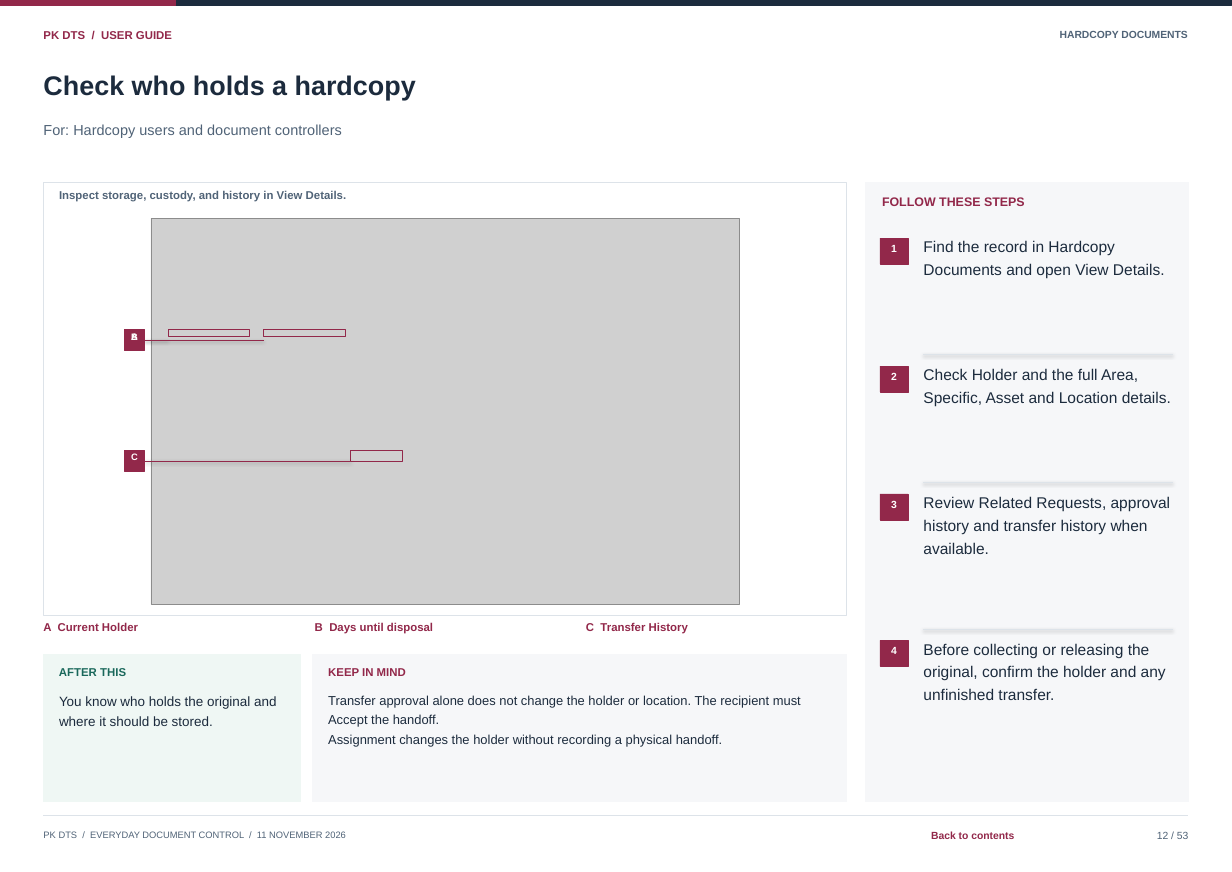
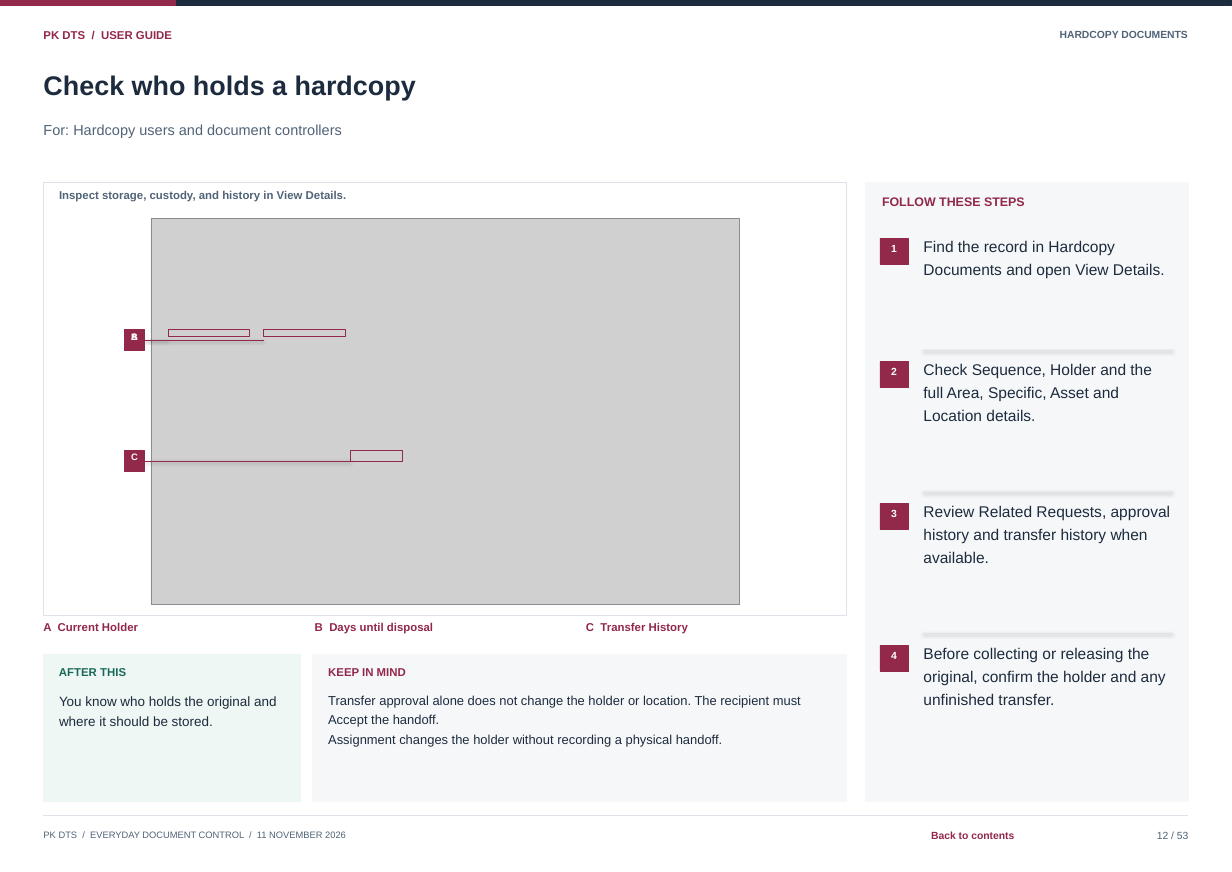
Before and after one commit to curib123/pk_document_tracking_system, a slide deck: slide 12 of docs/system-documentation/PK_DTS_User_Guide.pptx. Drawn at 1232x872 pixels with LibreOffice and Linux fonts; fonts in the diff are those of the drawing; grey boxes stand for pictures. Boxes give left, top, right and bottom in pixels: in the first picture for what was removed or moved away, otherwise in the second. Text is boxed around its words. In the diff, an @@ line names an element or a change of style, - is before the commit and + after.

```diff
--- a/docs/system-documentation/PK_DTS_User_Guide.pptx
+++ b/docs/system-documentation/PK_DTS_User_Guide.pptx
@@ 1 text, 1 rectangle, 1 line: place and size @@
-1 text, 1 rectangle, 1 line at (880,355,1173,392)
+1 text, 1 rectangle, 1 line at (880,350,1173,388)
@@ text at (923,363,1152,379): text changed @@
-Check Holder and the full Area,
+Check Sequence, Holder and the
@@ text at (923,386,1119,401): text changed @@
-Specific, Asset and Location details.
+full Area, Specific, Asset and
@@ text added at (923,409,1035,421), 15 pt, text #1C2B3D @@
+Location details.
@@ 4 texts, 1 line, 1 rectangle: place and size @@
-4 texts, 1 line, 1 rectangle at (880,482,1173,554)
+4 texts, 1 line, 1 rectangle at (880,492,1173,563)
@@ 4 texts, 1 line, 1 rectangle: place and size @@
-4 texts, 1 line, 1 rectangle at (880,629,1173,700)
+4 texts, 1 line, 1 rectangle at (880,634,1173,705)
```
Also in this commit, not shown: 9 other slides changed, 14 other files.
